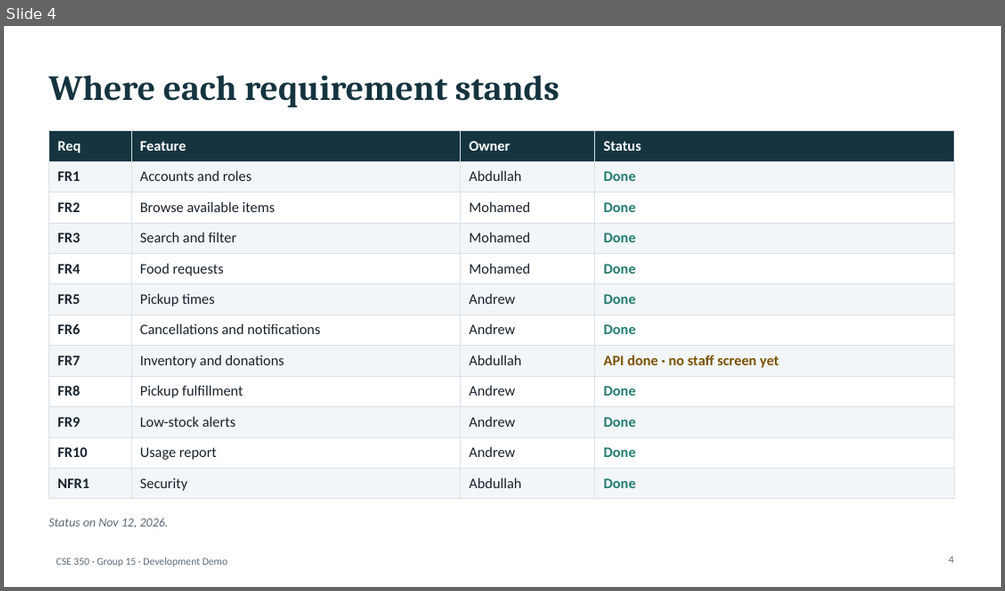
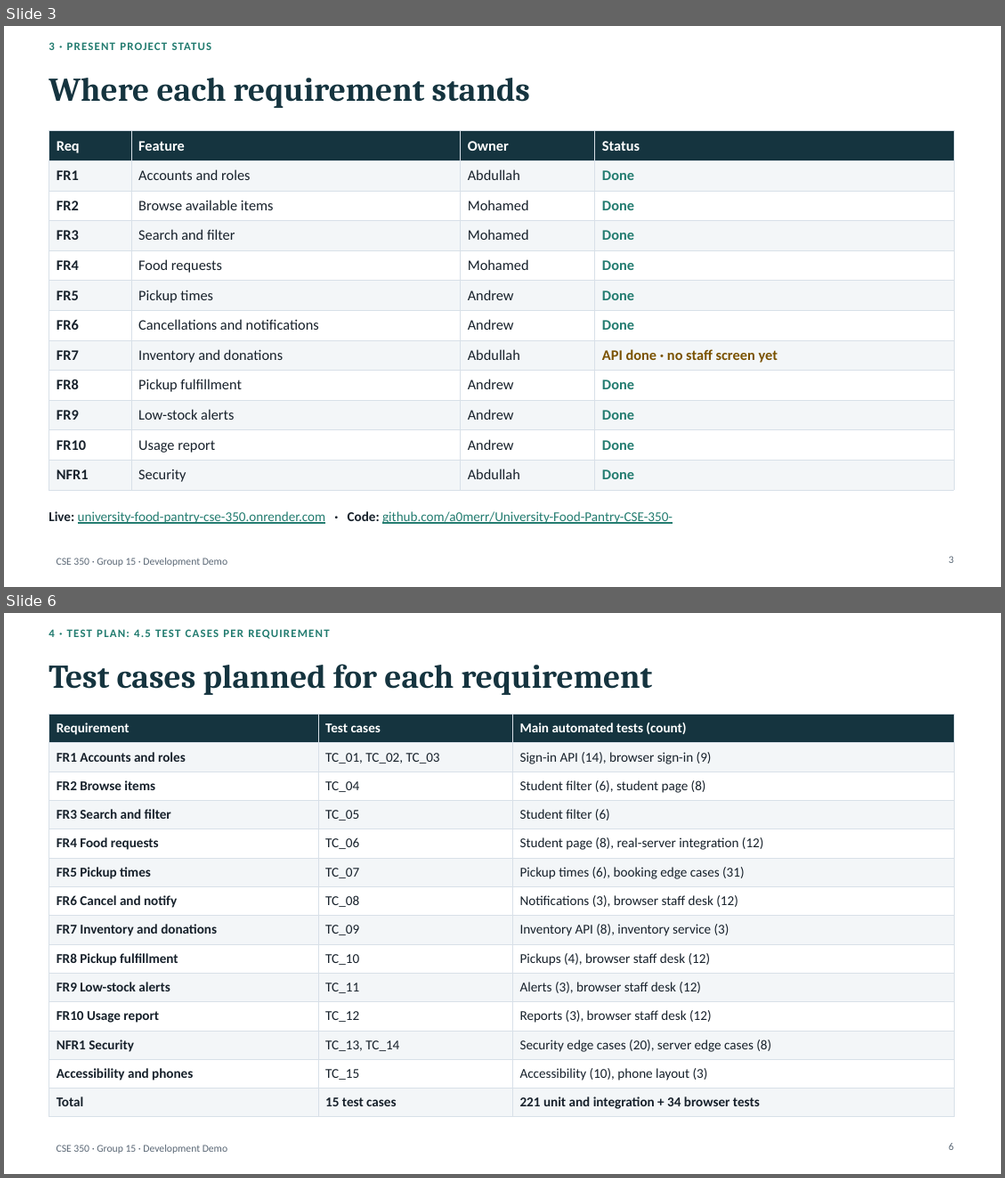
Before and after one commit to a0merr/University-Food-Pantry-CSE-350-, a slide deck: docs/presentation/CSE350_Demo_Deck_DRAFT.pptx. Shown one above the other, each under a label of ours: slide 4 before the commit, slides 3 and 6 after it; the slides between them are not shown. The pictures are 1005x591 and 1005x1178 pixels, drawn with LibreOffice and Linux fonts; fonts in the diff are those of the drawing. Boxes give left, top, right and bottom in pixels: in the first picture for what was removed or moved away, otherwise in the second. Text is boxed around its words. In the diff, an @@ line names an element or a change of style, - is before the commit and + after.

```diff
--- a/docs/presentation/CSE350_Demo_Deck_DRAFT.pptx
+++ b/docs/presentation/CSE350_Demo_Deck_DRAFT.pptx
@@ slide 6 added at (x1=4, y1=613, x2=1001, y2=1174), background #FFFFFF; not listed: 1 template element that a slide beside it also shows @@
@@ text added at (x1=48, y1=629, x2=329, y2=639), 11 pt, text #237C70, bold @@
+4 · TEST PLAN: 4.5 TEST CASES PER REQUIREMENT
@@ title added at (x1=48, y1=664, x2=653, y2=695), 32 pt, text #15343F, bold @@
+Test cases planned for each requirement
@@ table added at (x1=48, y1=714, x2=954, y2=1112), 14 rows, 3 columns @@
+Requirement | Test cases | Main automated tests (count)
+FR1 Accounts and roles | TC_01, TC_02, TC_03 | Sign-in API (14), browser sign-in (9)
+FR2 Browse items | TC_04 | Student filter (6), student page (8)
+FR3 Search and filter | TC_05 | Student filter (6)
+FR4 Food requests | TC_06 | Student page (8), real-server integration (12)
+FR5 Pickup times | TC_07 | Pickup times (6), booking edge cases (31)
+FR6 Cancel and notify | TC_08 | Notifications (3), browser staff desk (12)
+FR7 Inventory and donations | TC_09 | Inventory API (8), inventory service (3)
+FR8 Pickup fulfillment | TC_10 | Pickups (4), browser staff desk (12)
+FR9 Low-stock alerts | TC_11 | Alerts (3), browser staff desk (12)
+FR10 Usage report | TC_12 | Reports (3), browser staff desk (12)
+NFR1 Security | TC_13, TC_14 | Security edge cases (20), server edge cases (8)
+Accessibility and phones | TC_15 | Accessibility (10), phone layout (3)
+Total | 15 test cases | 221 unit and integration + 34 browser tests
@@ page number added at (x1=948, y1=1143, x2=954, y2=1150), 10 pt, text #5B6876 @@
+6
@@ what was slide 4 is now slide 3 @@
@@ slide 3 changed as well @@
@@ text added at (x1=48, y1=42, x2=212, y2=50), 11 pt, text #237C70, bold @@
+3 · PRESENT PROJECT STATUS
@@ title "Where each requirement stands" at (x1=48, y1=78, x2=530, y2=108): size 34 to 32 pt @@
@@ table resized from (x1=48, y1=131, x2=954, y2=494) to (x1=48, y1=131, x2=954, y2=485) @@
@@ text removed at (x1=48, y1=517, x2=169, y2=528) @@
-Status on Nov 12, 2026.
@@ text added at (x1=48, y1=511, x2=672, y2=524), 13 pt, text #237C70, underline @@
+Live: university-food-pantry-cse-350.onrender.com · Code: github.com/a0merr/University-Food-Pantry-CSE-350-
@@ page number at (x1=948, y1=556, x2=954, y2=563): text changed @@
-4
+3
```
Also in this commit, not shown: 11 other slides changed, 12 other slides added, 1 slide removed, 5 other files.
